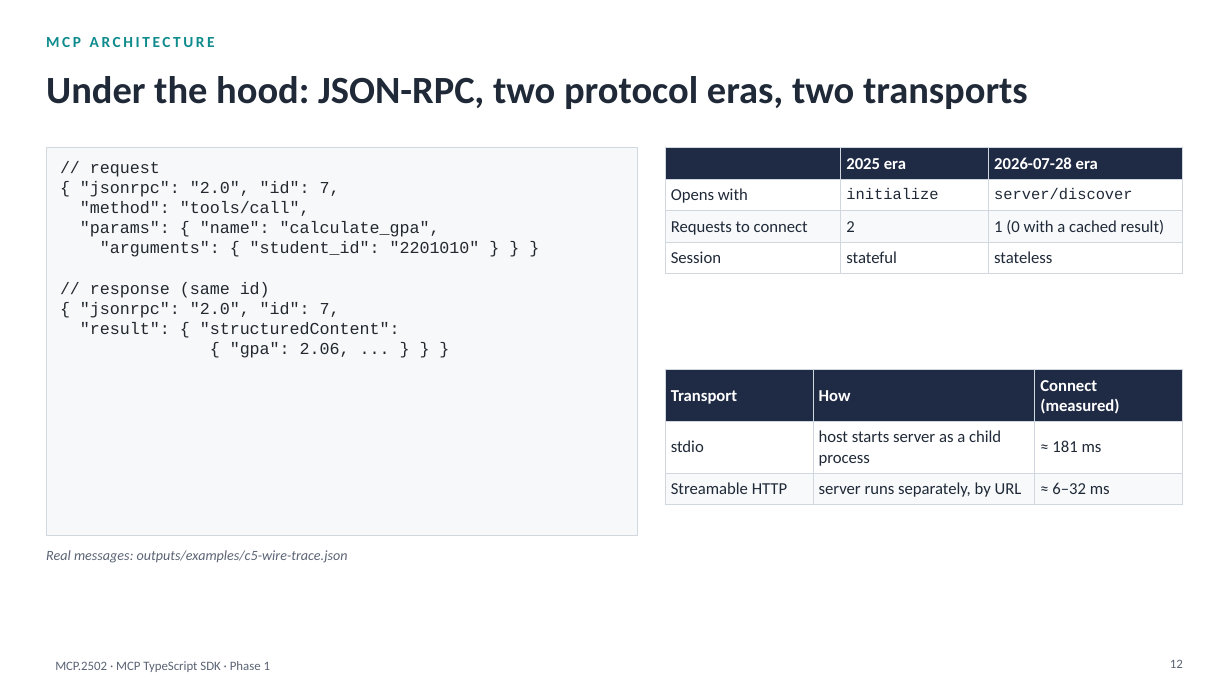
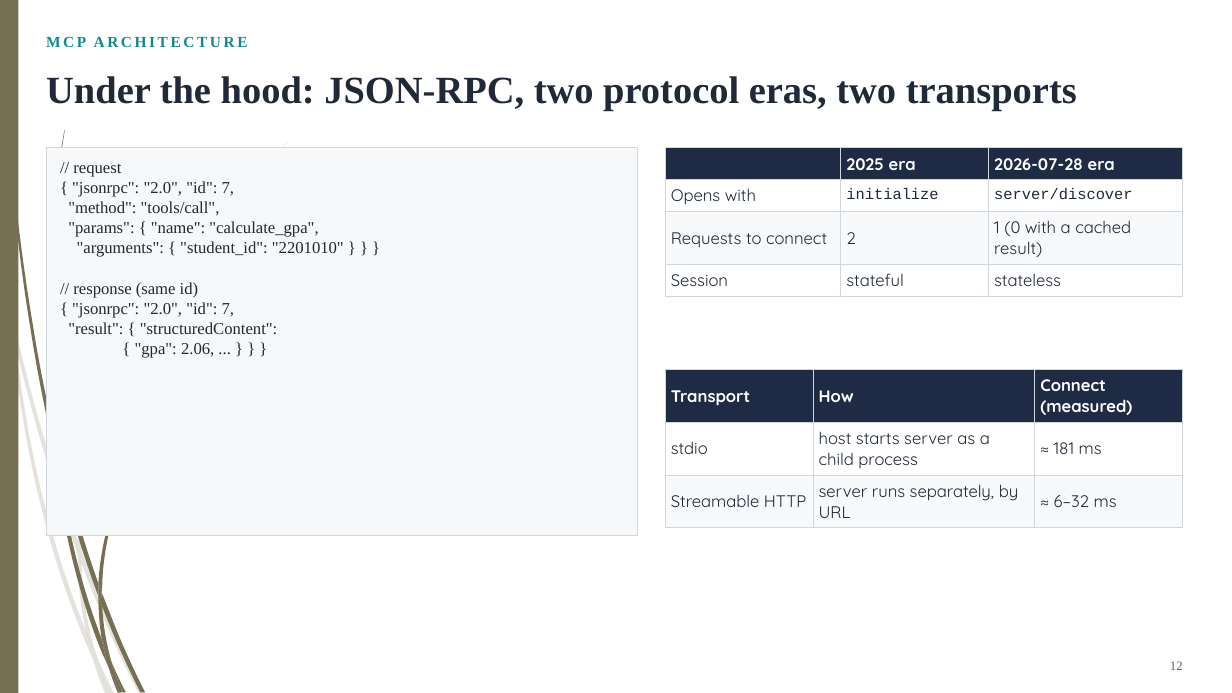
Before and after one commit to HaHiepThanh/mcp-ts, a slide deck: slide 12 of phase1/MCP-TS-SDK-phase1.pptx. Drawn at 1232x693 pixels with LibreOffice and Linux fonts; fonts in the diff are those of the drawing. Boxes give left, top, right and bottom in pixels: in the first picture for what was removed or moved away, otherwise in the second. Text is boxed around its words. In the diff, an @@ line names an element or a change of style, - is before the commit and + after.

```diff
--- a/phase1/MCP-TS-SDK-phase1.pptx
+++ b/phase1/MCP-TS-SDK-phase1.pptx
@@ rectangle added at [0, 0, 18, 693], fill #766F54 @@
@@ text "MCP ARCHITECTURE" at [46, 37, 248, 47]: font Calibri to Times New Roman @@
@@ text "Under the hood: JSON-RPC, two ..." at [46, 76, 1077, 111]: font Calibri to Times New Roman @@
@@ table at [665, 148, 1183, 292] @@
@@ font Calibri to Quicksand in "2025 era", "2026-07-28 era", "Opens with", "Requests to connect" and 5 more places @@
@@ text "// request" at [68, 164, 344, 357]: font Courier New to Times New Roman @@
@@ table at [665, 370, 1183, 523] @@
@@ font Calibri to Quicksand @@
@@ text removed at [46, 550, 348, 563] @@
-Real messages: outputs/examples/c5-wire-trace.json
@@ group added at [0, 141, 288, 693]: 10 freeform shapes @@
@@ group added at [3, 0, 240, 693]: 11 freeform shapes @@
@@ page number at [1170, 661, 1183, 670]: font Calibri to Times New Roman; vertical alignment top to middle @@
@@ text removed at [55, 661, 270, 672] @@
-MCP.2502 · MCP TypeScript SDK · Phase 1
```
Also in this commit, not shown: 45 other slides changed, 36 other files.
